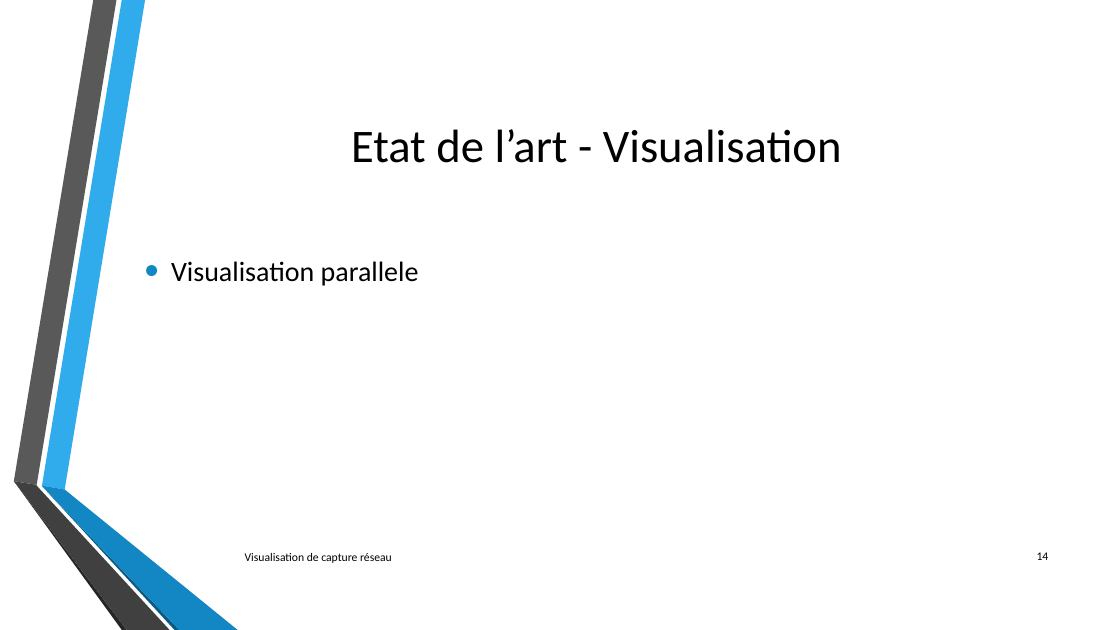
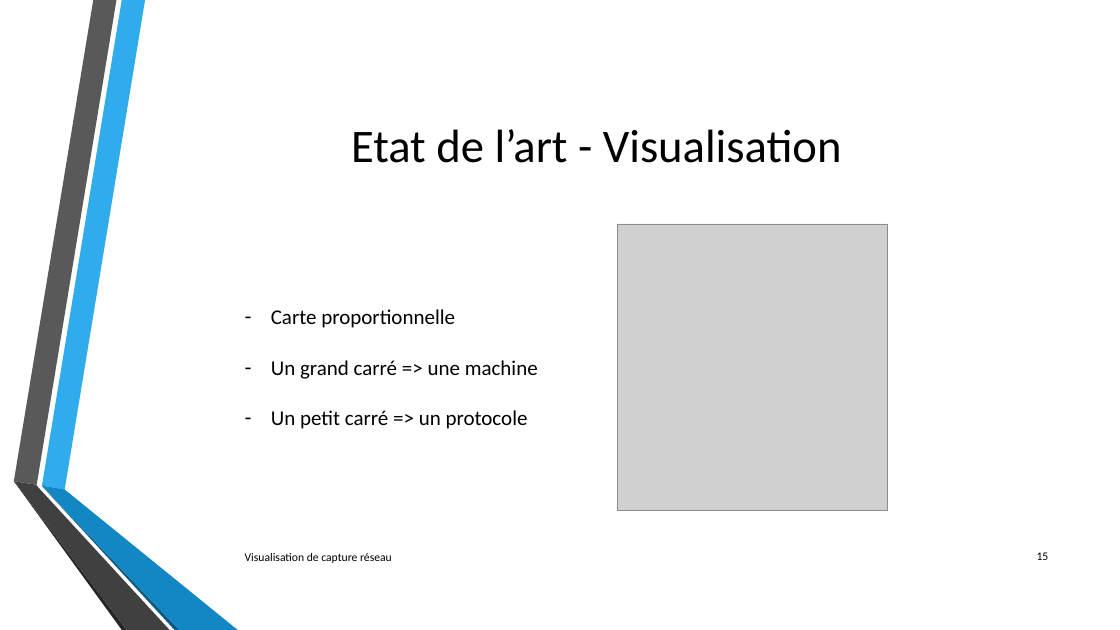
Before and after one commit to lechinoix/Pcap-visualization-project, a slide deck: slide 15 of Outils de visualisation de capture réseau.pptx (slide 14 before the commit). Drawn at 1120x630 pixels with LibreOffice and Linux fonts; fonts in the diff are those of the drawing; grey boxes stand for pictures; background and template pictures are left out. Boxes give left, top, right and bottom in pixels: in the first picture for what was removed or moved away, otherwise in the second. Text is boxed around its words. In the diff, an @@ line names an element or a change of style, - is before the commit and + after.

Commit message:
presentation V2.1

```diff
--- a/Outils de visualisation de capture réseau.pptx
+++ b/Outils de visualisation de capture réseau.pptx
@@ picture added at <box>618,224,887,512</box> @@
@@ text removed at <box>171,261,419,286</box> @@
-• Visualisation parallele
@@ text added at <box>271,309,538,429</box>, 18 pt, text #000000 @@
+– Carte proportionnelle
+– Un grand carré => une machine
+– Un petit carré => un protocole
@@ page number at <box>1037,552,1049,560</box>: text changed @@
-14
+15
```
Also in this commit, not shown: 3 other slides changed, 2 slides added, 1 other file.
